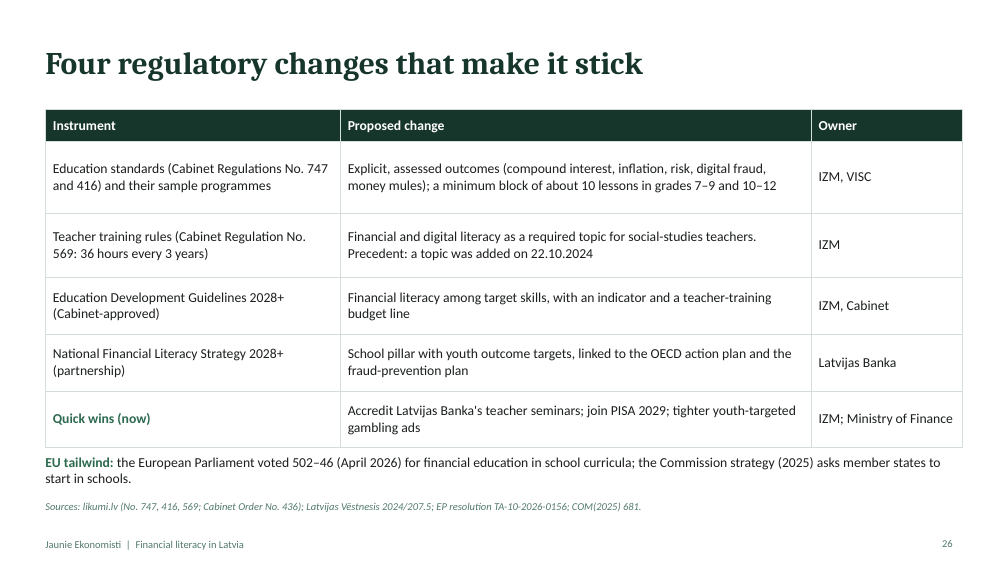
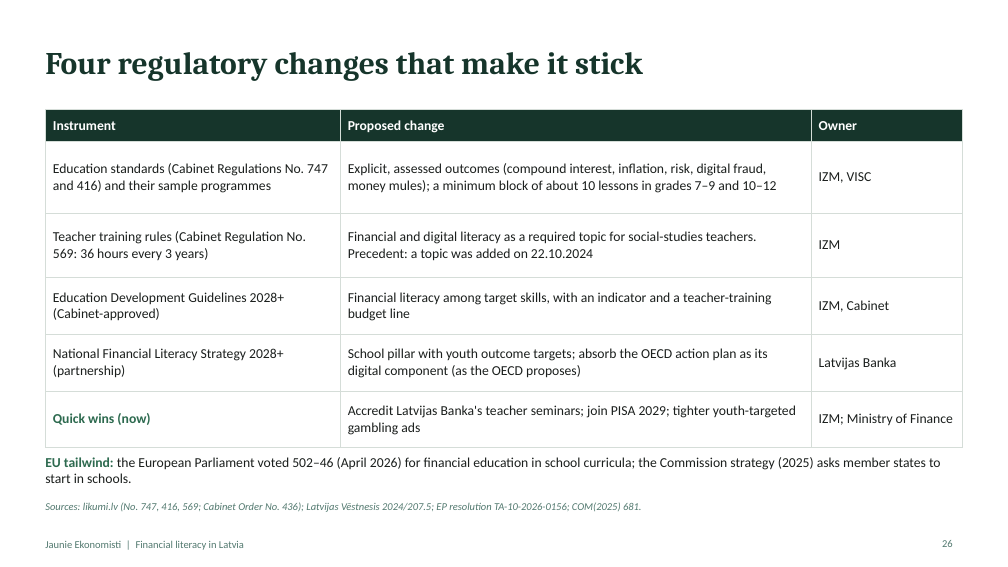
Before and after one commit to ArtisLV890/Elective-Impact-Making-for-the-Competitiveness-and-Data-Driven-Decisions-2026-2027, a slide deck: slide 26 of financial-literacy/presentation/Financial literacy in Latvia - presentation.pptx. Drawn at 1008x567 pixels with LibreOffice and Linux fonts; fonts in the diff are those of the drawing. Boxes give left, top, right and bottom in pixels: in the first picture for what was removed or moved away, otherwise in the second. Text is boxed around its words. In the diff, an @@ line names an element or a change of style, - is before the commit and + after.

```diff
--- a/financial-literacy/presentation/Financial literacy in Latvia - presentation.pptx
+++ b/financial-literacy/presentation/Financial literacy in Latvia - presentation.pptx
@@ table at [45, 110, 963, 439] @@
-row 5, column 2: School pillar with youth outcome targets, linked to the OECD action plan and the fraud-prevention plan
+row 5, column 2: School pillar with youth outcome targets; absorb the OECD action plan as its digital component (as the OECD proposes)
```
Also in this commit, not shown: 2 other slides changed, 1 slide added, 7 other files.
